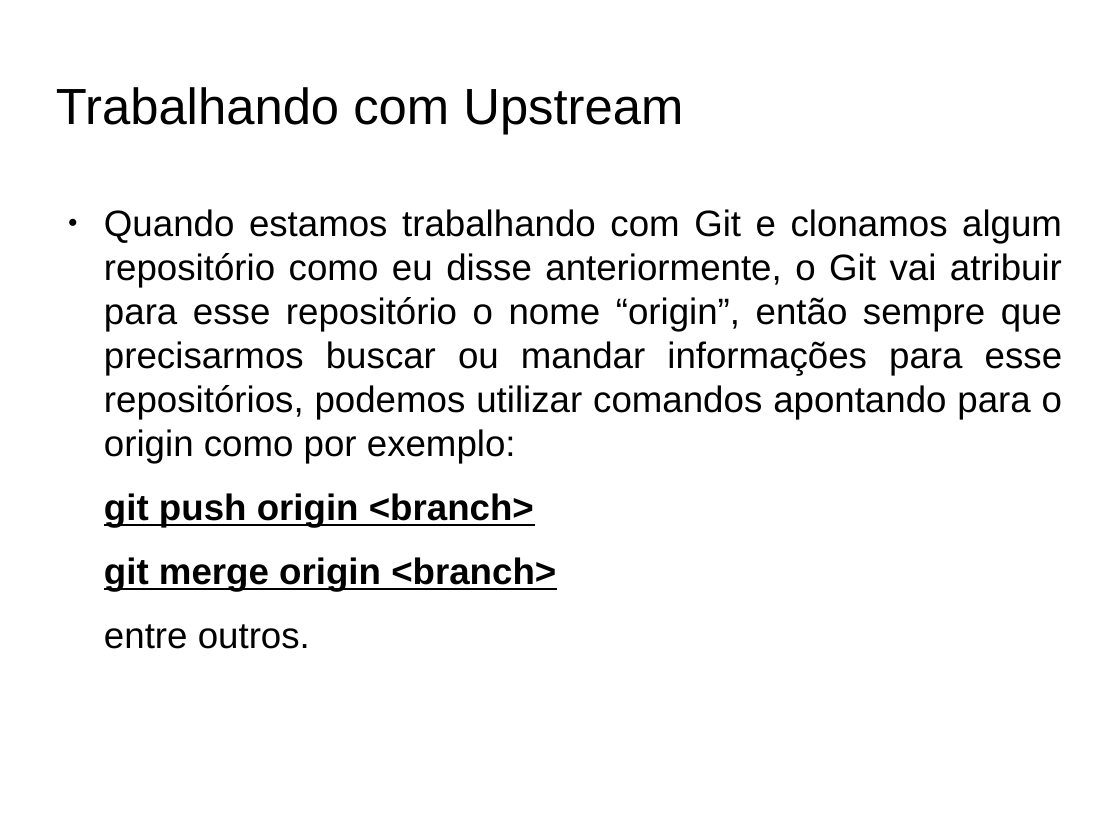
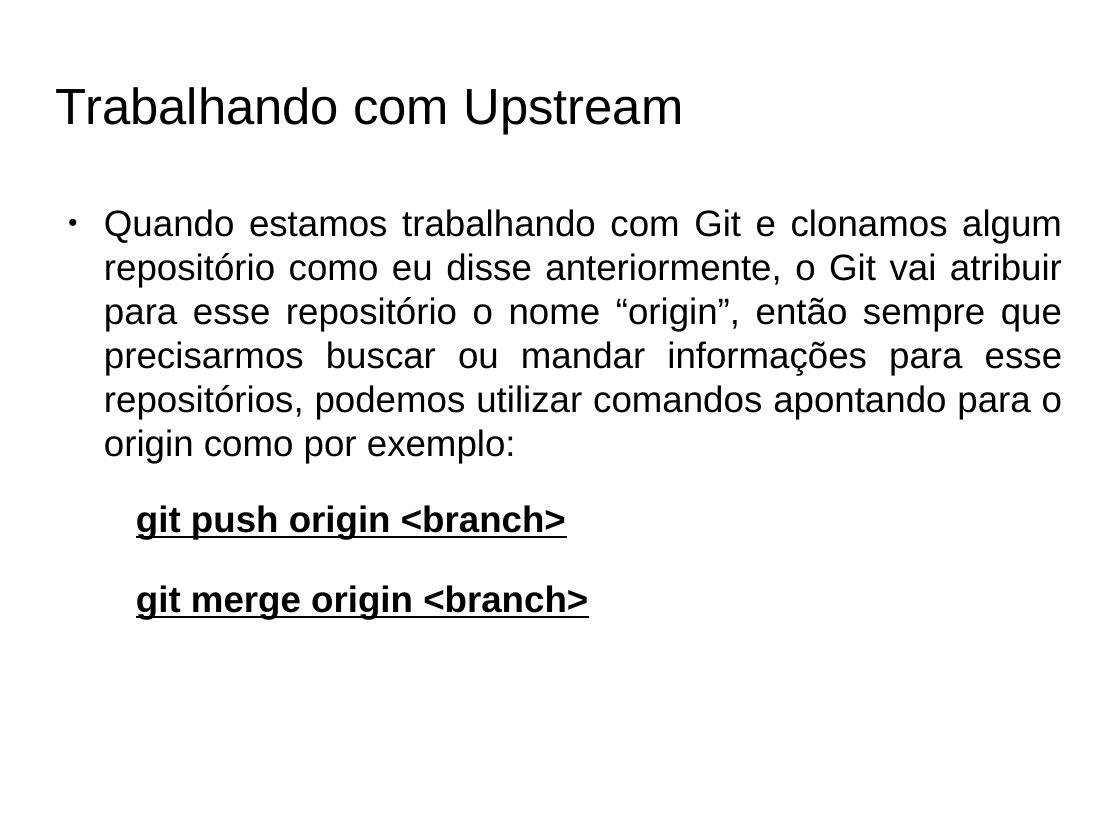
Before and after one commit to fabioads/apresentacao-git, a slide deck: slide 16 of Aprensentacao-GitHub.odp. Drawn at 1120x840 pixels with LibreOffice and Linux fonts; fonts in the diff are those of the drawing; background and template pictures are left out. Boxes give left, top, right and bottom in pixels: in the first picture for what was removed or moved away, otherwise in the second. Text is boxed around its words. In the diff, an @@ line names an element or a change of style, - is before the commit and + after.

```diff
--- a/Aprensentacao-GitHub.odp
+++ b/Aprensentacao-GitHub.odp
@@ text at [104, 493, 556, 592]: paragraphs removed @@
-git push origin <branch>
-git merge origin <branch>
-entre outros.
@@ text added at [136, 505, 566, 540], 26 pt, text #000000, bold, underline @@
+git push origin <branch>
@@ text added at [136, 585, 588, 620], 26 pt, text #000000, bold, underline @@
+git merge origin <branch>
```
Also in this commit, not shown: 7 other slides changed.
